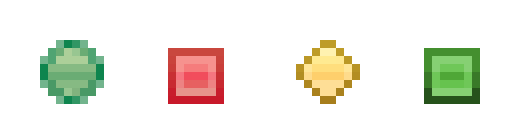
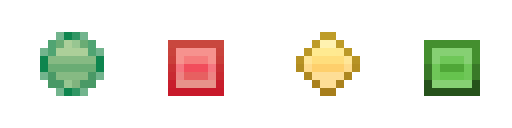
Layers edited between the first and the second 512×128 image:
painted on "Camada colada" over box(40, 32, 480, 104)
